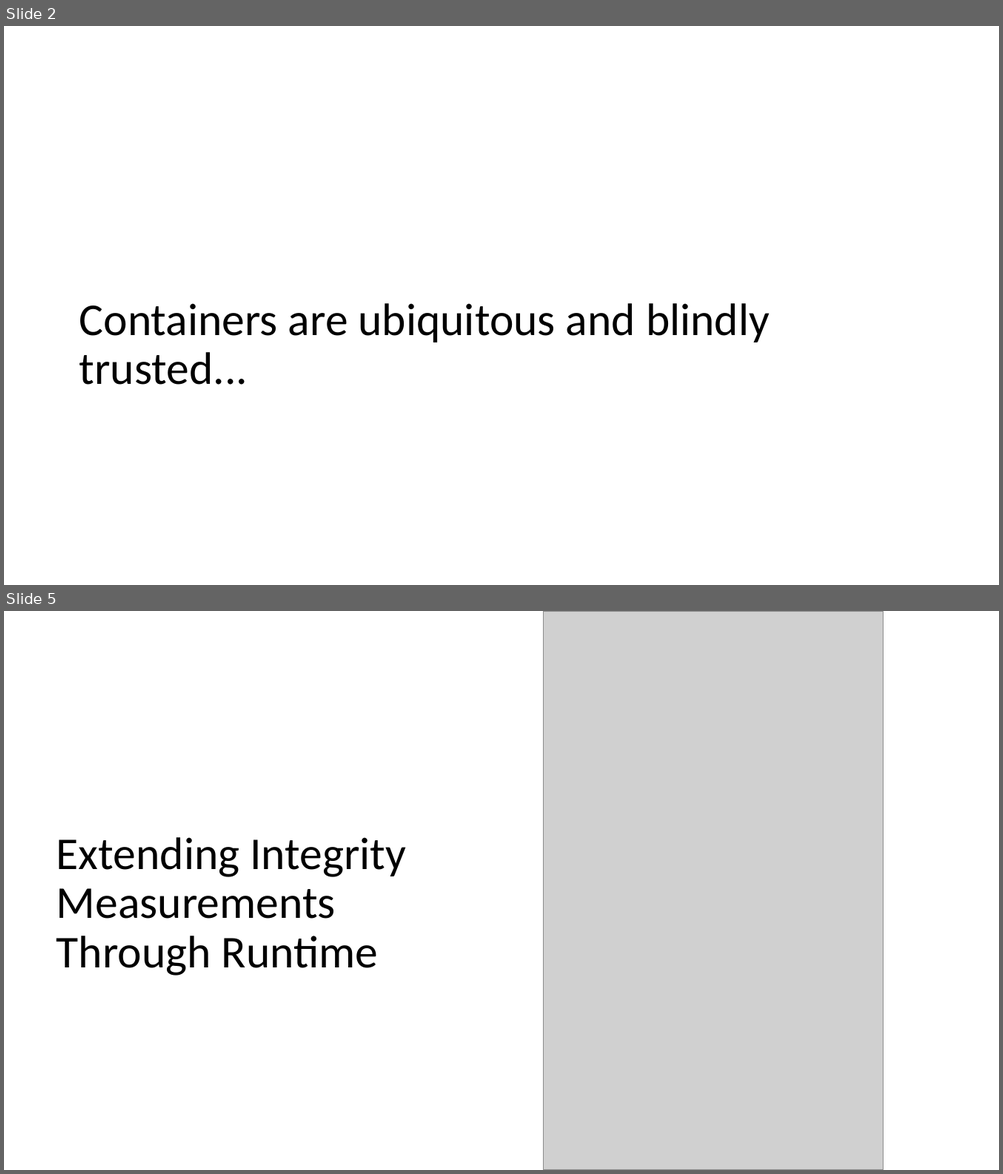
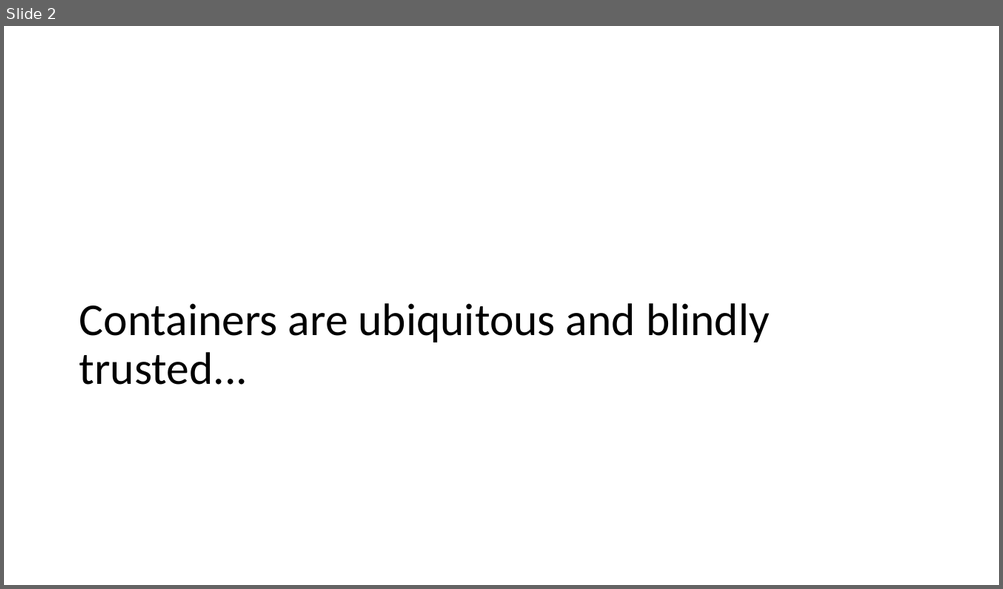
Before and after one commit to avery-blanchard/LPC23-containers, a slide deck: LPC-Containers.pptx. Shown one above the other, each under a label of ours: slides 2 and 5 before the commit, slide 2 after it; the slides between them are not shown. The pictures are 1003x1174 and 1003x589 pixels, drawn with LibreOffice and Linux fonts; fonts in the diff are those of the drawing; grey boxes stand for pictures. Boxes give left, top, right and bottom in pixels: in the first picture for what was removed or moved away, otherwise in the second. Text is boxed around its words. In the diff, an @@ line names an element or a change of style, - is before the commit and + after.

```diff
--- a/LPC-Containers.pptx
+++ b/LPC-Containers.pptx
@@ slide 5 removed at bbox=[4, 611, 999, 1170], background #FFFFFF @@
@@ picture removed at bbox=[543, 611, 883, 1170] @@
@@ title removed at bbox=[57, 837, 406, 976] @@
-Extending Integrity Measurements Through Runtime
```
Also in this commit, not shown: 2 slides changed, 29 slides added, 5 other slides removed, 2 other files.
